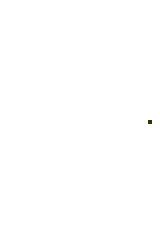
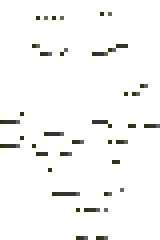
Layers edited between the first and the second 160px x 240px image:
hid group "Details" (1st of 2) (4 layers) over [40, 12, 152, 212]
hid "Portal2" over [148, 120, 152, 124]
showed group "Walls" (6 layers) over [0, 12, 160, 240]
showed "PurpleWalls", painted on it over [0, 12, 160, 240]
